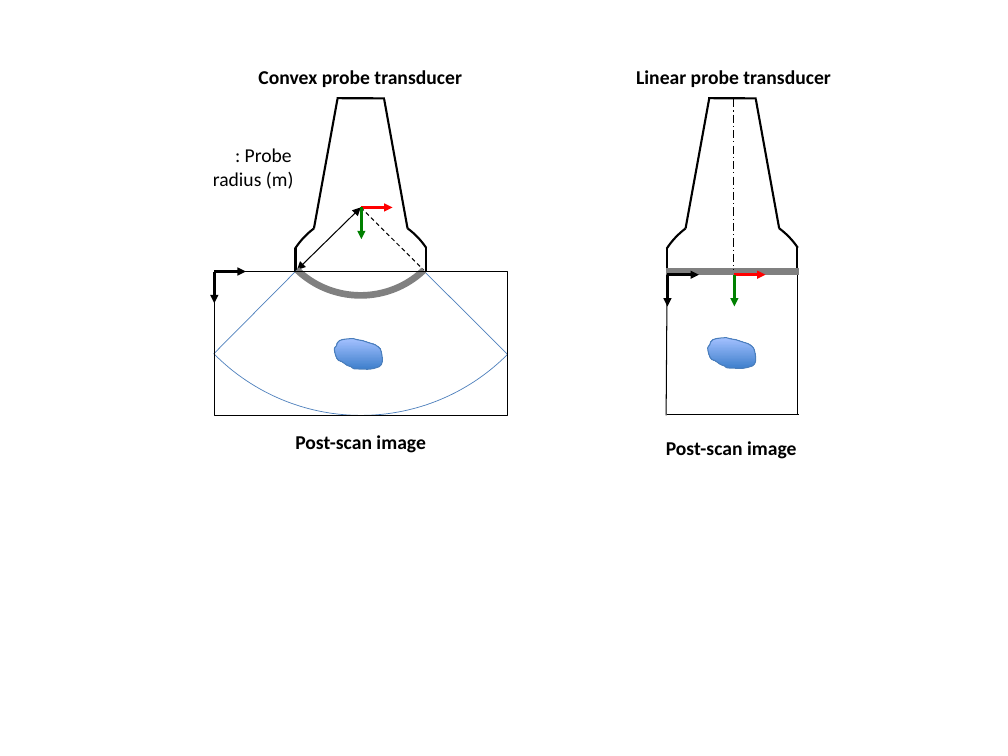
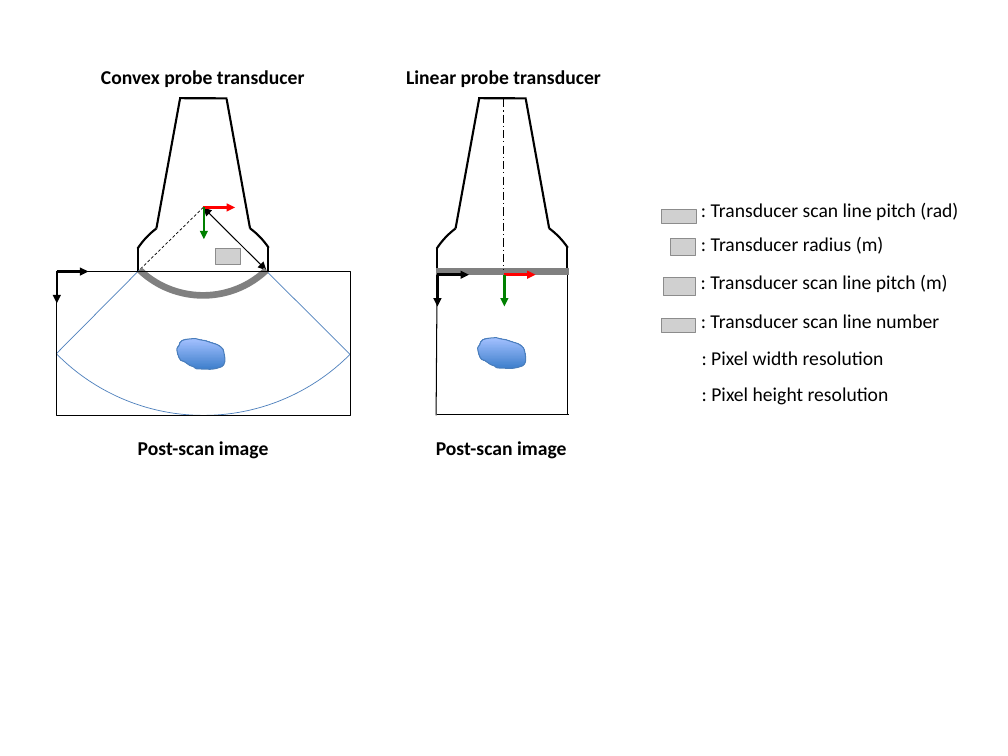
Before and after one commit to lagadic/ustk, a slide deck: slide 4 of doc/image/img-usProbeSettings.pptx. Drawn at 1008x756 pixels with LibreOffice and Linux fonts; fonts in the diff are those of the drawing; grey boxes stand for pictures; background and template pictures are left out. Boxes give left, top, right and bottom in pixels: in the first picture for what was removed or moved away, otherwise in the second. Text is boxed around its words. In the diff, an @@ line names an element or a change of style, - is before the commit and + after.

```diff
--- a/doc/image/img-usProbeSettings.pptx
+++ b/doc/image/img-usProbeSettings.pptx
@@ 10 lines, 4 arrows, 2 texts, 2 arc (boxed as its full ellipse)s, 1 freeform shape: place and size @@
-10 lines, 4 arrows, 2 texts, 2 arc (boxed as its full ellipse)s, 1 freeform shape at bbox=[636, 70, 831, 459]
+10 lines, 4 arrows, 2 texts, 2 arc (boxed as its full ellipse)s, 1 freeform shape at bbox=[406, 70, 601, 459]
@@ 3 lines, 3 arrows, 1 text, 1 rectangle, 1 arc (boxed as its full ellipse), 1 freeform shape: place and size @@
-3 lines, 3 arrows, 1 text, 1 rectangle, 1 arc (boxed as its full ellipse), 1 freeform shape at bbox=[214, 70, 507, 415]
+3 lines, 3 arrows, 1 text, 1 rectangle, 1 arc (boxed as its full ellipse), 1 freeform shape at bbox=[56, 70, 350, 415]
@@ double arrow (204, 208) - (139, 270): double arrow to line; stroke #000000 0.75 pt to #000000 0.5 pt dashed @@
@@ 5 lines, 3 arc (boxed as its full ellipse)s, 1 arrow, 1 double arrow: place and size @@
-5 lines, 3 arc (boxed as its full ellipse)s, 1 arrow, 1 double arrow at bbox=[154, 3, 566, 415]
+5 lines, 3 arc (boxed as its full ellipse)s, 1 arrow, 1 double arrow at bbox=[0, 3, 409, 415]
@@ line (204, 208) - (266, 270): line to double arrow; stroke #000000 0.75 pt dashed to #000000 0.75 pt @@
@@ text at bbox=[711, 237, 884, 254]: text changed @@
-: Probe
-radius (m)
+: Transducer radius (m)
@@ picture added at bbox=[216, 248, 241, 265] @@
@@ group added at bbox=[661, 203, 958, 405]: 5 texts, 4 pictures @@
+: Transducer scan line pitch (rad)
+: Transducer scan line pitch (m)
+: Transducer scan line number
+: Pixel width resolution
+: Pixel height resolution
@@ text "Post-scan image": place and size @@
-text "Post-scan image" at bbox=[295, 435, 425, 453]
+text "Post-scan image" at bbox=[138, 441, 268, 459]
```
Also in this commit, not shown: 4 other slides changed, 34 other files.
